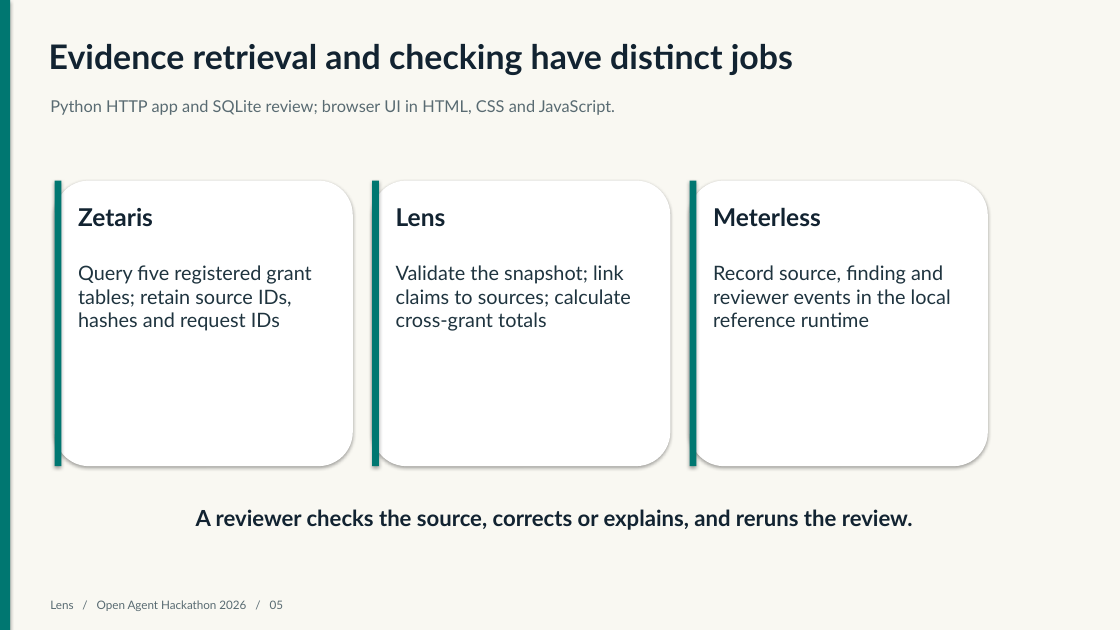
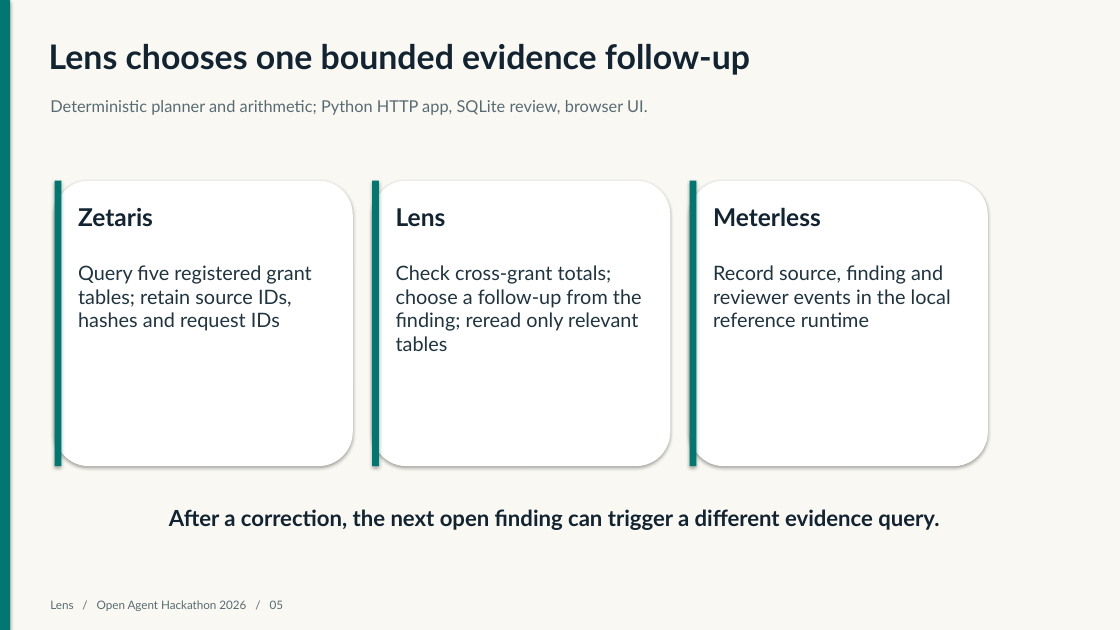
Before and after one commit to Techkeyy/lens-grant-review, a slide deck: slide 5 of docs/Lens_Open_Agent_Hackathon_2026.pptx. Drawn at 1120x630 pixels with LibreOffice and Linux fonts; fonts in the diff are those of the drawing. Boxes give left, top, right and bottom in pixels: in the first picture for what was removed or moved away, otherwise in the second. Text is boxed around its words. In the diff, an @@ line names an element or a change of style, - is before the commit and + after.

```diff
--- a/docs/Lens_Open_Agent_Hackathon_2026.pptx
+++ b/docs/Lens_Open_Agent_Hackathon_2026.pptx
@@ text at [49,44,750,75]: text changed @@
-Evidence retrieval and checking have distinct jobs
+Lens chooses one bounded evidence follow-up
@@ text at [50,100,647,115]: text changed @@
-Python HTTP app and SQLite review; browser UI in HTML, CSS and JavaScript.
+Deterministic planner and arithmetic; Python HTTP app, SQLite review, browser UI.
@@ text at [396,265,642,351]: text changed @@
-Validate the snapshot; link claims to sources; calculate cross-grant totals
+Check cross-grant totals; choose a follow-up from the finding; reread only relevant tables
@@ text at [169,509,939,530]: text changed @@
-A reviewer checks the source, corrects or explains, and reruns the review.
+After a correction, the next open finding can trigger a different evidence query.
```
Also in this commit, not shown: 1 other slide changed, 11 other files.
